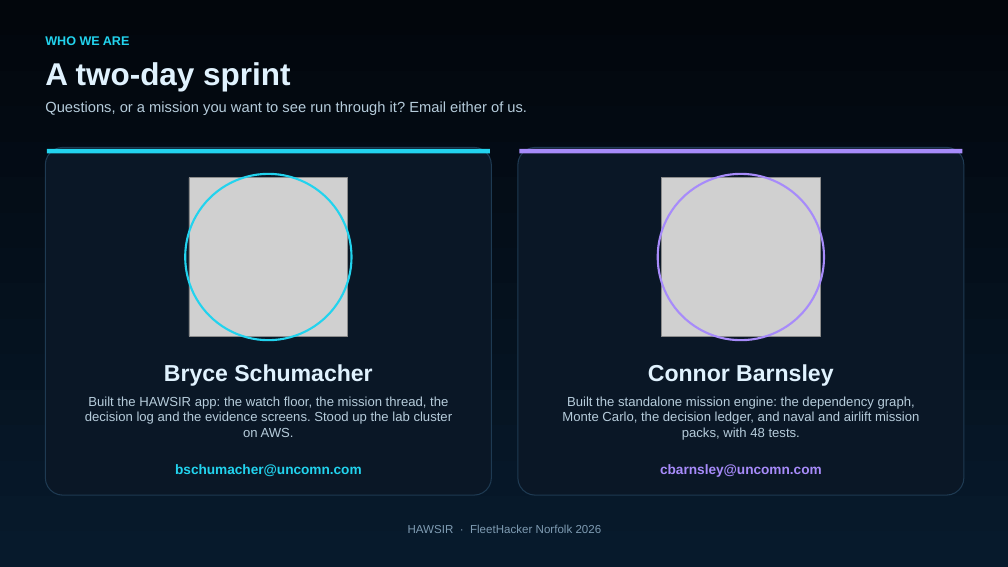
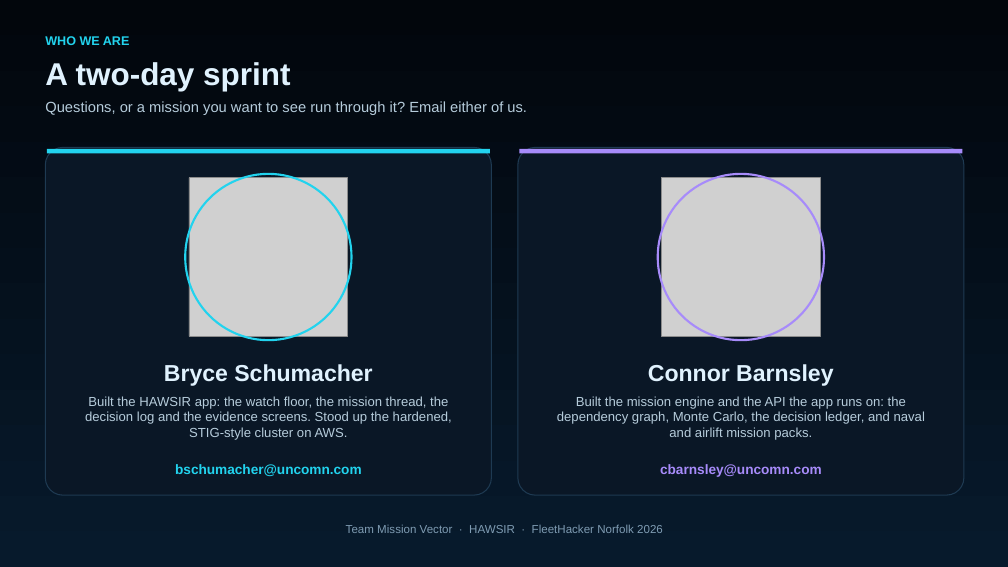
Before and after one commit to bschumacher-uncomn/HAWSIR, a slide deck: slide 2 of docs/slides/HAWSIR_this_week.pptx. Drawn at 1008x567 pixels with LibreOffice and Linux fonts; fonts in the diff are those of the drawing; grey boxes stand for pictures. Boxes give left, top, right and bottom in pixels: in the first picture for what was removed or moved away, otherwise in the second. Text is boxed around its words. In the diff, an @@ line names an element or a change of style, - is before the commit and + after.

Commit message:
Deck: team Mission Vector, execution engine slide, 30/60/90 plan
Title and team slides name the team. The team slide calls the cluster
hardened and STIG-style and drops the engine test counts. The mission thread
slide says the mission graph is executable. The app now runs on Connor's
engine, so the 'wire it in next' items are gone. 32 slides.

```diff
--- a/docs/slides/HAWSIR_this_week.pptx
+++ b/docs/slides/HAWSIR_this_week.pptx
@@ text at <box>85,396,452,440</box>: text changed @@
-Built the HAWSIR app: the watch floor, the mission thread, the decision log and the evidence screens. Stood up the lab cluster on AWS.
+Built the HAWSIR app: the watch floor, the mission thread, the decision log and the evidence screens. Stood up the hardened, STIG-style cluster on AWS.
@@ text at <box>557,396,925,440</box>: text changed @@
-Built the standalone mission engine: the dependency graph, Monte Carlo, the decision ledger, and naval and airlift mission packs, with 48 tests.
+Built the mission engine and the API the app runs on: the dependency graph, Monte Carlo, the decision ledger, and naval and airlift mission packs.
@@ text at <box>346,524,663,533</box>: text changed @@
-HAWSIR · FleetHacker Norfolk 2026
+Team Mission Vector · HAWSIR · FleetHacker Norfolk 2026
```
Also in this commit, not shown: 5 other slides changed, 2 slides added, 3 other files.
